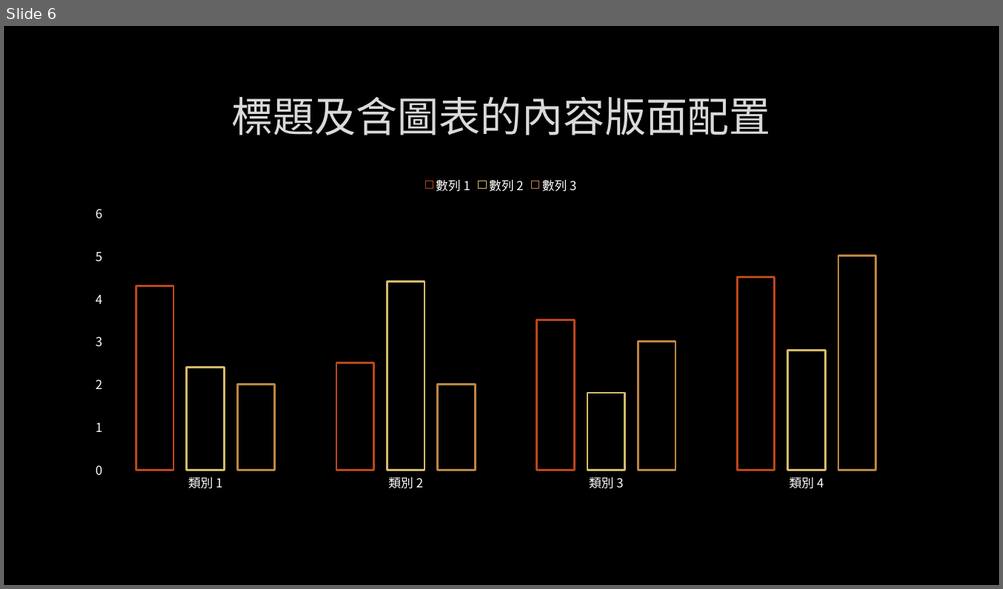
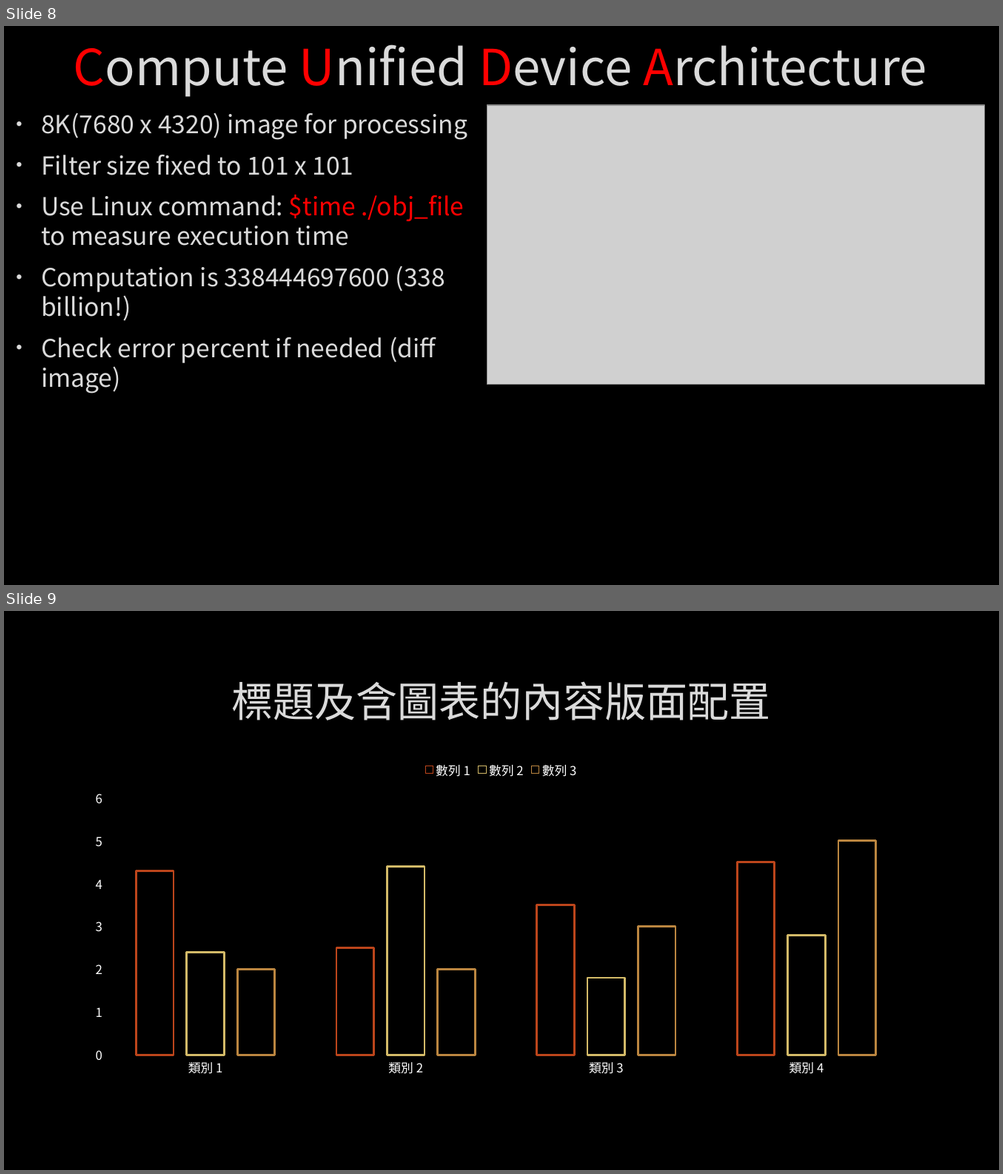
Before and after one commit to Alfons0329/Parallel_Programming_Fall_2018, a slide deck: Final Project/Report.pptx. Shown one above the other, each under a label of ours: slide 6 before the commit, slides 8 and 9 after it. The pictures are 1003x589 and 1003x1174 pixels, drawn with LibreOffice and Linux fonts; fonts in the diff are those of the drawing; grey boxes stand for pictures; background and template pictures are left out. Boxes give left, top, right and bottom in pixels: in the first picture for what was removed or moved away, otherwise in the second. Text is boxed around its words. In the diff, an @@ line names an element or a change of style, - is before the commit and + after.

```diff
--- a/Final Project/Report.pptx
+++ b/Final Project/Report.pptx
@@ slide 8 added at box(4, 26, 999, 585), background picture (left out) @@
@@ title added at box(74, 44, 927, 97), 48 pt, text #DADADA @@
+Compute Unified Device Architecture
@@ text added at box(41, 113, 467, 394), 24 pt, text #DADADA @@
+• 8K(7680 x 4320) image for processing
+• Filter size fixed to 101 x 101
+• Use Linux command: $time ./obj_file to measure execution time
+• Computation is 338444697600 (338 billion!)
+• Check error percent if needed (diff image)
@@ picture added at box(486, 105, 984, 385) @@
@@ what was slide 6 is now slide 9 @@
```
Also in this commit, not shown: 2 slides changed, 2 other slides added.
